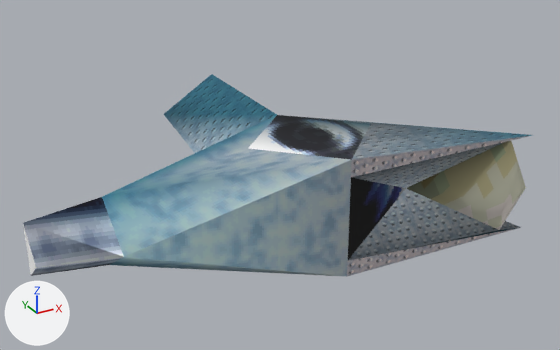
Two versions of the glTF model native/assets/weapons/pd/1b-tranquilizer-tp.glb, one commit apart.
Before and after are seen from a camera (50 mm lens) standing at (-228.0, -325.0, 115.0) and looking at (-74.0, -46.0, -25.0). Lighting does not change. The marker at lower left points along +X, +Y and +Z. The first picture is the older version. Vertices at exactly the same position are counted once.

In view in the first picture: 'gun'.
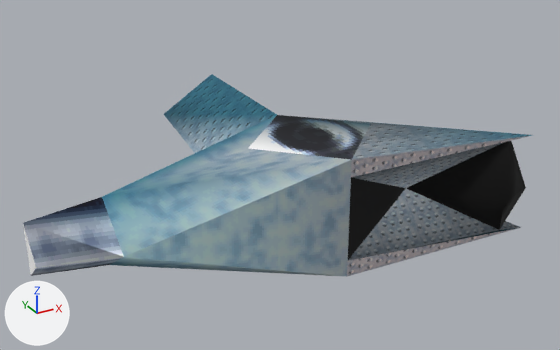
Location of each change, [x1, y1, x2, y2] in pixels of the pictures (560 x 350 px):
```json
{"part": 1, "of": "me_chrdruggun_bin", "change": "recoloured", "before": [362, 181, 406, 224], "after": [362, 181, 406, 224], "on screen": "darker"}
{"part": 2, "of": "me_chrdruggun_bin", "change": "recoloured", "before": [407, 141, 526, 230], "after": [407, 141, 526, 230], "on screen": "darker"}
```

The change, as JSON lines over the scene's bpy script:
```json
{"op": "add", "block": "mat_tex039f_32x32_cullbothenvmappingtexscales0_031250texscalet0_031250", "code": ["mat_tex039f_32x32_cullbothenvmappingtexscales0_031250texscalet0_031250 = bpy.data.materials.new('tex039f_32x32_CullBothEnvMappingTexScaleS0.031250TexScaleT0.031250')", "# colours: black #000000, mixed with the vertex colours", "# uses the picture img_image_6"]}
{"op": "add", "block": "mat_tex0608_32x32_envmappingtexscales0_031250texscalet0_031250", "code": ["mat_tex0608_32x32_envmappingtexscales0_031250texscalet0_031250 = bpy.data.materials.new('tex0608_32x32_EnvMappingTexScaleS0.031250TexScaleT0.031250')", "# colours: black #000000, mixed with the vertex colours", "# uses the picture img_image_2"]}
{"block": "me_chrdruggun_bin", "where": "me_chrdruggun_bin.from_pydata(...)  # 31 vertices, 52 faces; spans x -189.0..11.0, y -120.0..48.0, z -47.0..4.0"}
{"block": "me_chrdruggun_bin", "where": "# used by ob_gun; location = (0.0, 0.0, 0.0)"}
{"block": "me_chrdruggun_bin", "change": "me_chrdruggun_bin part 1: all 2 faces that had it switch from mat_tex02_32x32 to mat_tex0608_32x32_envmappingtexscales0_031250texscalet0_031250"}
{"block": "me_chrdruggun_bin", "change": "me_chrdruggun_bin part 2: all 7 faces that had it switch from mat_tex06_32x32 to mat_tex039f_32x32_cullbothenvmappingtexscales0_031250texscalet0_031250"}
```
